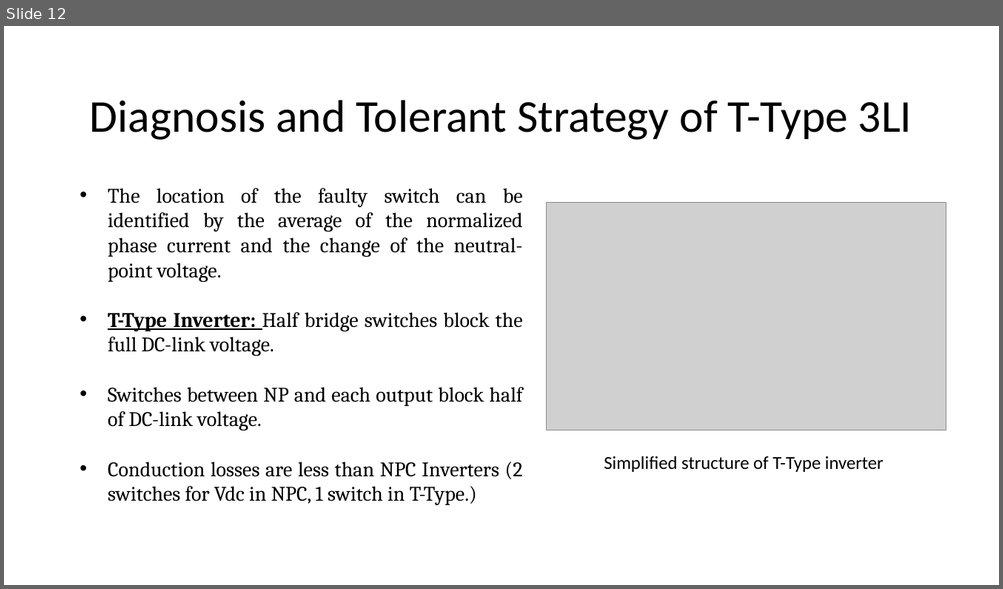
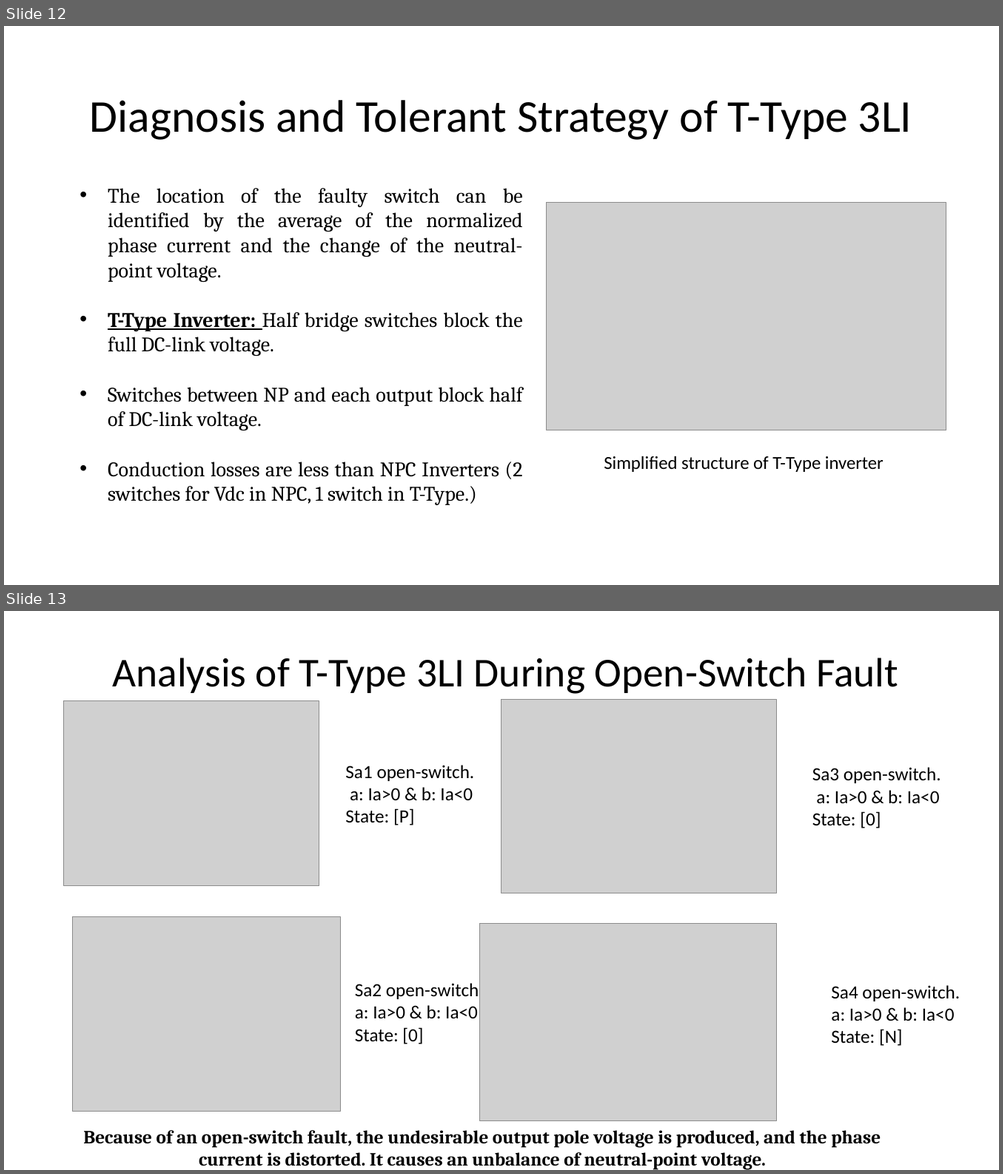
Before and after one commit to ahmetcan-akuz/Thesis, a slide deck: Reports/Fault_Tolerance.pptx. Shown one above the other, each under a label of ours: slide 12 before the commit, slides 12 and 13 after it. The pictures are 1003x589 and 1003x1174 pixels, drawn with LibreOffice and Linux fonts; fonts in the diff are those of the drawing; grey boxes stand for pictures. Boxes give left, top, right and bottom in pixels: in the first picture for what was removed or moved away, otherwise in the second. Text is boxed around its words. In the diff, an @@ line names an element or a change of style, - is before the commit and + after.

Commit message:
3 LI T-Type Inverter Fault operation analysis

```diff
--- a/Reports/Fault_Tolerance.pptx
+++ b/Reports/Fault_Tolerance.pptx
@@ slide 13 added at (4,611,999,1170), background #FFFFFF @@
@@ title added at (112,658,898,694), 39.6 pt, text #000000 @@
+Analysis of T-Type 3LI During Open-Switch Fault
@@ picture added at (502,699,777,893) @@
@@ picture added at (64,701,318,886) @@
@@ text added at (345,765,475,826), 18 pt, text #000000 @@
+Sa1 open-switch.
+a: Ia>0 & b: Ia<0
+State: [P]
@@ text added at (812,767,941,829), 18 pt, text #000000 @@
+Sa3 open-switch.
+a: Ia>0 & b: Ia<0
+State: [0]
@@ picture added at (73,917,341,1111) @@
@@ picture added at (480,923,777,1122) @@
@@ text added at (355,982,484,1045), 18 pt, text #000000 @@
+Sa2 open-switch.
+a: Ia>0 & b: Ia<0
+State: [0]
@@ text added at (831,985,959,1046), 18 pt, text #000000 @@
+Sa4 open-switch.
+a: Ia>0 & b: Ia<0
+State: [N]
@@ text added at (83,1130,880,1170), 18 pt, text #000000, bold @@
+Because of an open-switch fault, the undesirable output pole voltage is produced, and the phase current is distorted. It causes an unbalance of neutral-point voltage.
```
Also in this commit, not shown: 1 slide changed, 1 other slide added, 1 slide removed, 2 other files.
